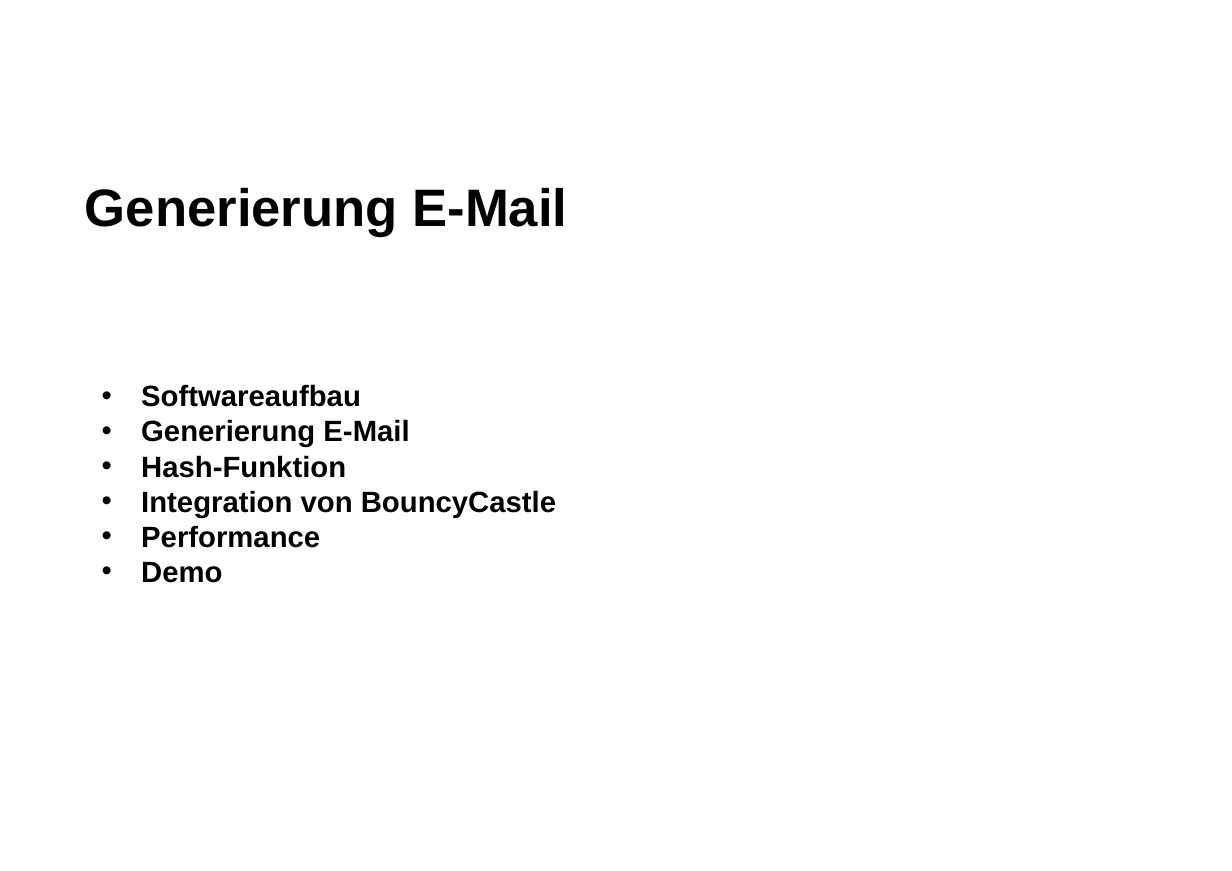
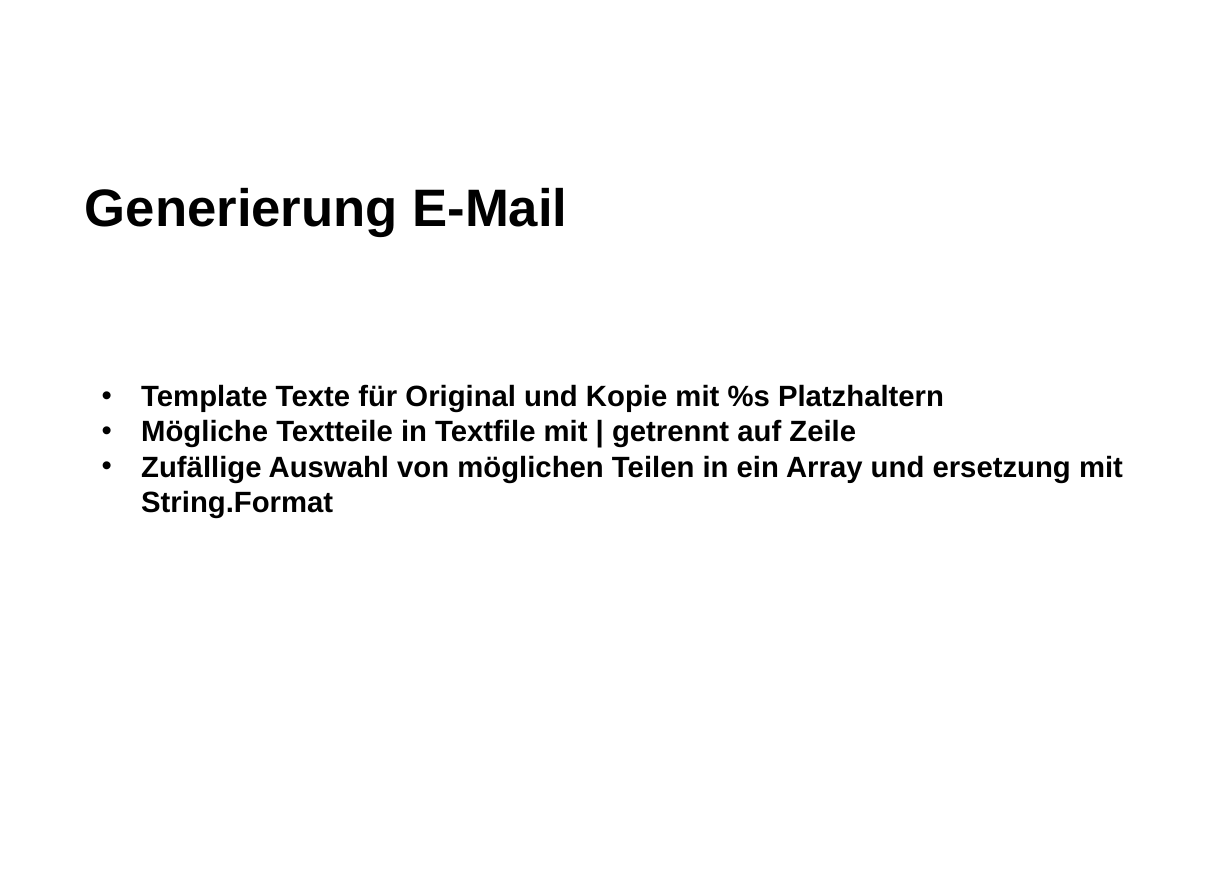
Before and after one commit to danielguerber/Apsi, a slide deck: slide 4 of Presentation/vorlage-powerpoint-folie.ppt. Drawn at 1232x871 pixels with LibreOffice and Linux fonts; fonts in the diff are those of the drawing; background and template pictures are left out. Boxes give left, top, right and bottom in pixels: in the first picture for what was removed or moved away, otherwise in the second. Text is boxed around its words. In the diff, an @@ line names an element or a change of style, - is before the commit and + after.

```diff
--- a/Presentation/vorlage-powerpoint-folie.ppt
+++ b/Presentation/vorlage-powerpoint-folie.ppt
@@ text at (141, 384, 1123, 518): text changed @@
-• Softwareaufbau
-• Generierung E-Mail
-• Hash-Funktion
-• Integration von BouncyCastle
-• Performance
-• Demo
+• Template Texte für Original und Kopie mit %s Platzhaltern
+• Mögliche Textteile in Textfile mit | getrennt auf Zeile
+• Zufällige Auswahl von möglichen Teilen in ein Array und ersetzung mit String.Format
```
Also in this commit, not shown: 1 other slide changed, 2 slides added, 2 slides removed.
